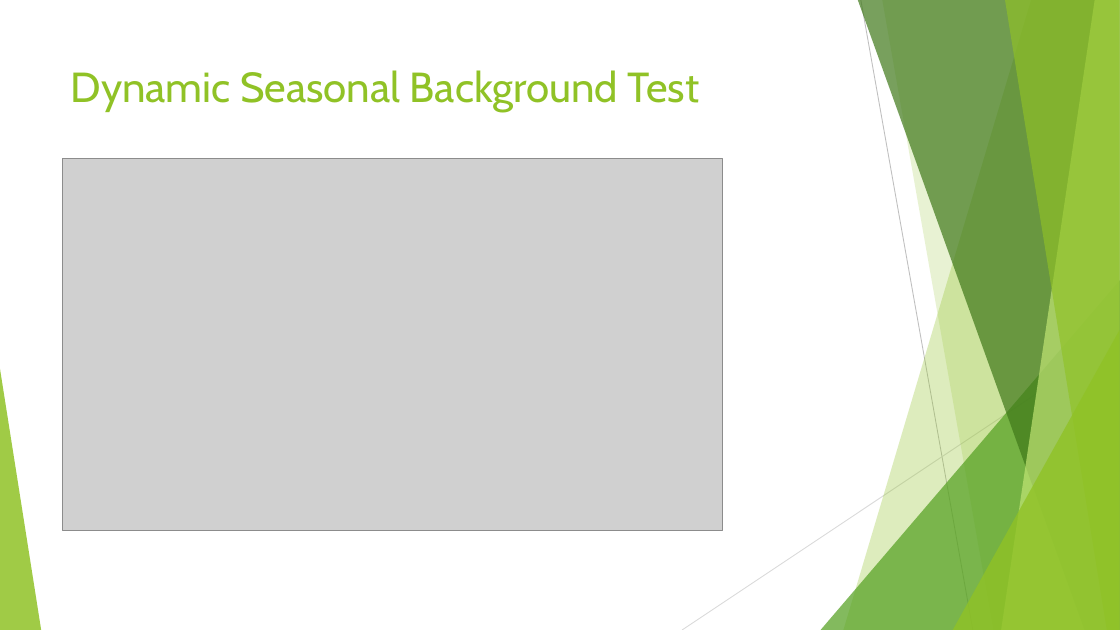
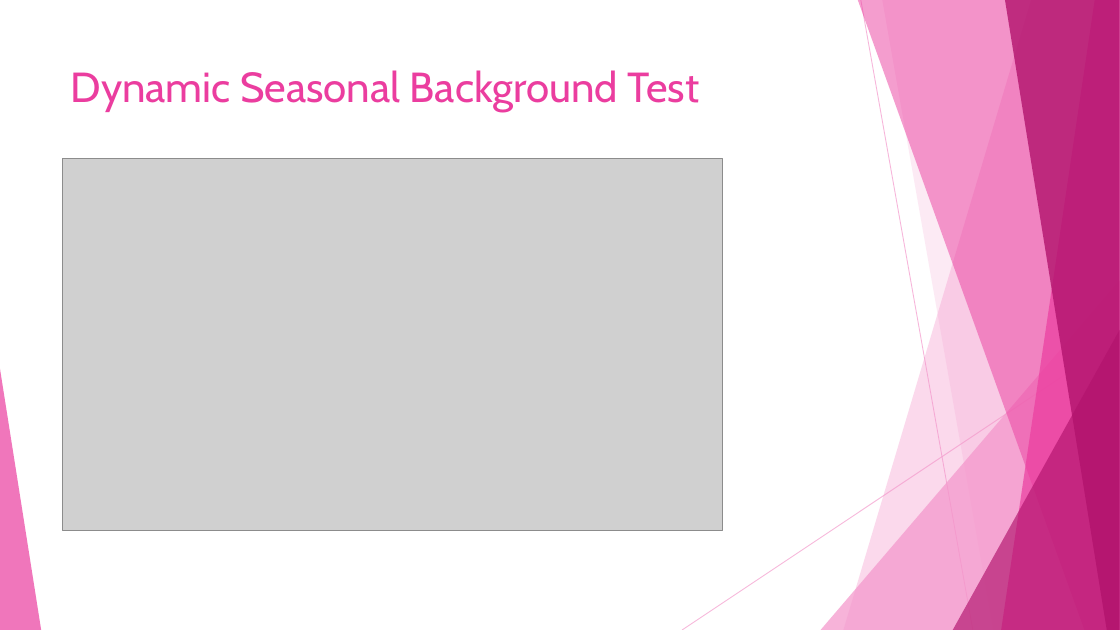
Before and after one commit to JiashuWu/NeuroGraph, a slide deck: slide 22 of Neurograph Project Presentation/Neurograph Presentation Jiashu Wu.pptx. Drawn at 1120x630 pixels with LibreOffice and Linux fonts; fonts in the diff are those of the drawing; grey boxes stand for pictures. Boxes give left, top, right and bottom in pixels: in the first picture for what was removed or moved away, otherwise in the second. Text is boxed around its words. In the diff, an @@ line names an element or a change of style, - is before the commit and + after.

```diff
--- a/Neurograph Project Presentation/Neurograph Presentation Jiashu Wu.pptx
+++ b/Neurograph Project Presentation/Neurograph Presentation Jiashu Wu.pptx
@@ freeform shape at box(844, 0, 1120, 630): fill #90C226 at 30% opacity to #F496CB at 36% opacity @@
@@ freeform shape at box(858, 0, 1120, 630): fill #3F7819 at 70% opacity to #EB3D9F at 50% opacity @@
@@ line (861, 0) - (973, 630): stroke #BFBFBF 0.75 pt to #F496CB 0.75 pt @@
@@ freeform shape at box(882, 0, 1120, 630): fill #90C226 at 20% opacity to #F496CB at 20% opacity @@
@@ freeform shape at box(1002, 0, 1120, 630): fill #C0E474 at 70% opacity to #EB3D9F at 70% opacity @@
@@ freeform shape at box(1005, 0, 1120, 630): fill #90C226 at 65% opacity to #B2136D at 80% opacity @@
@@ title "Dynamic Seasonal Background Test" at box(71, 70, 699, 112): text colour #90C226 to #EB3D9F @@
@@ triangle at box(821, 280, 1120, 630): fill #54A021 at 72% opacity to #F496CB at 72% opacity @@
@@ line (1120, 339) - (682, 630): stroke #D9D9D9 0.75 pt to #F496CB 0.75 pt @@
@@ triangle at box(953, 330, 1120, 630): fill #90C226 at 80% opacity to #B2136D at 66% opacity @@
@@ triangle at box(0, 369, 41, 630): fill #90C226 at 85% opacity to #EB3D9F at 70% opacity @@
```
Also in this commit, not shown: 14 other slides changed, 5 slides added, 1 other file.
